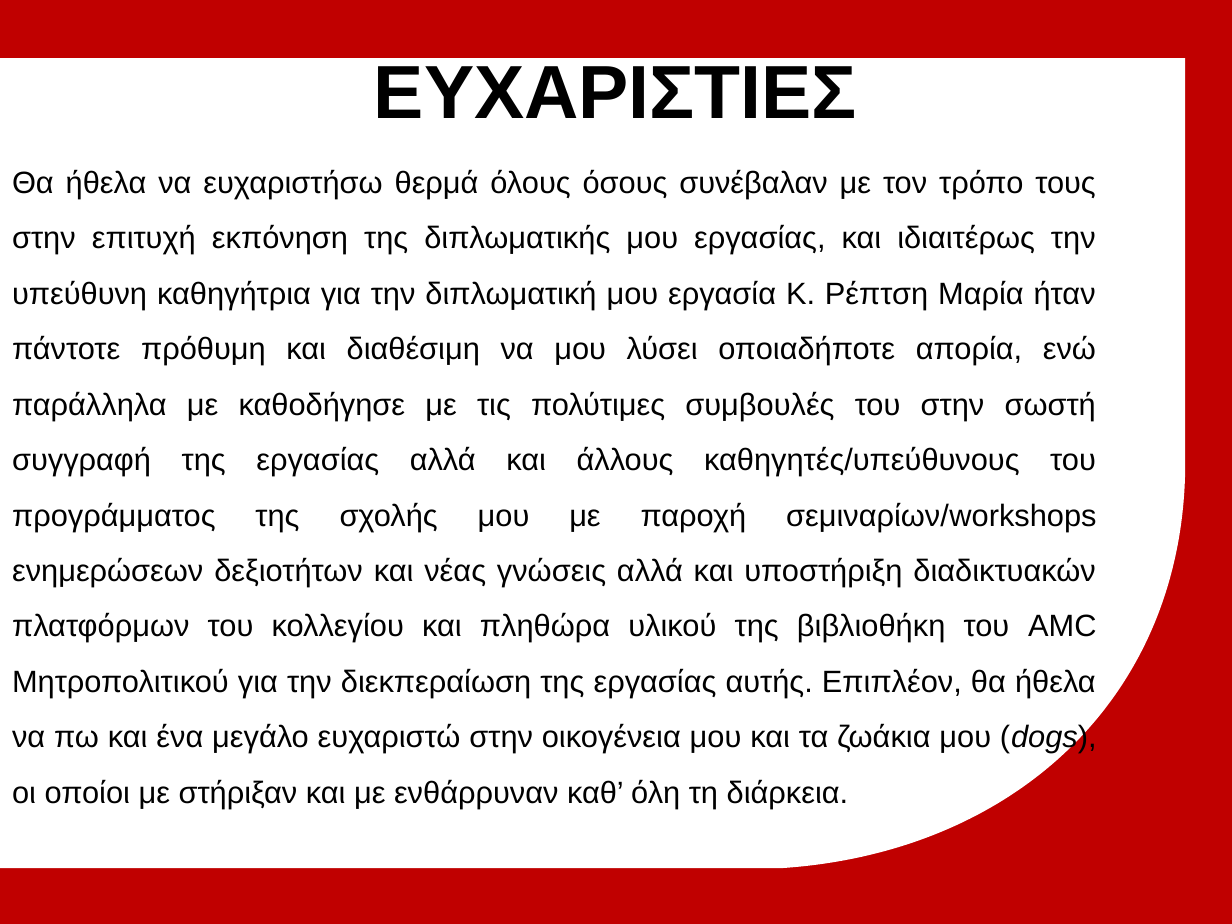
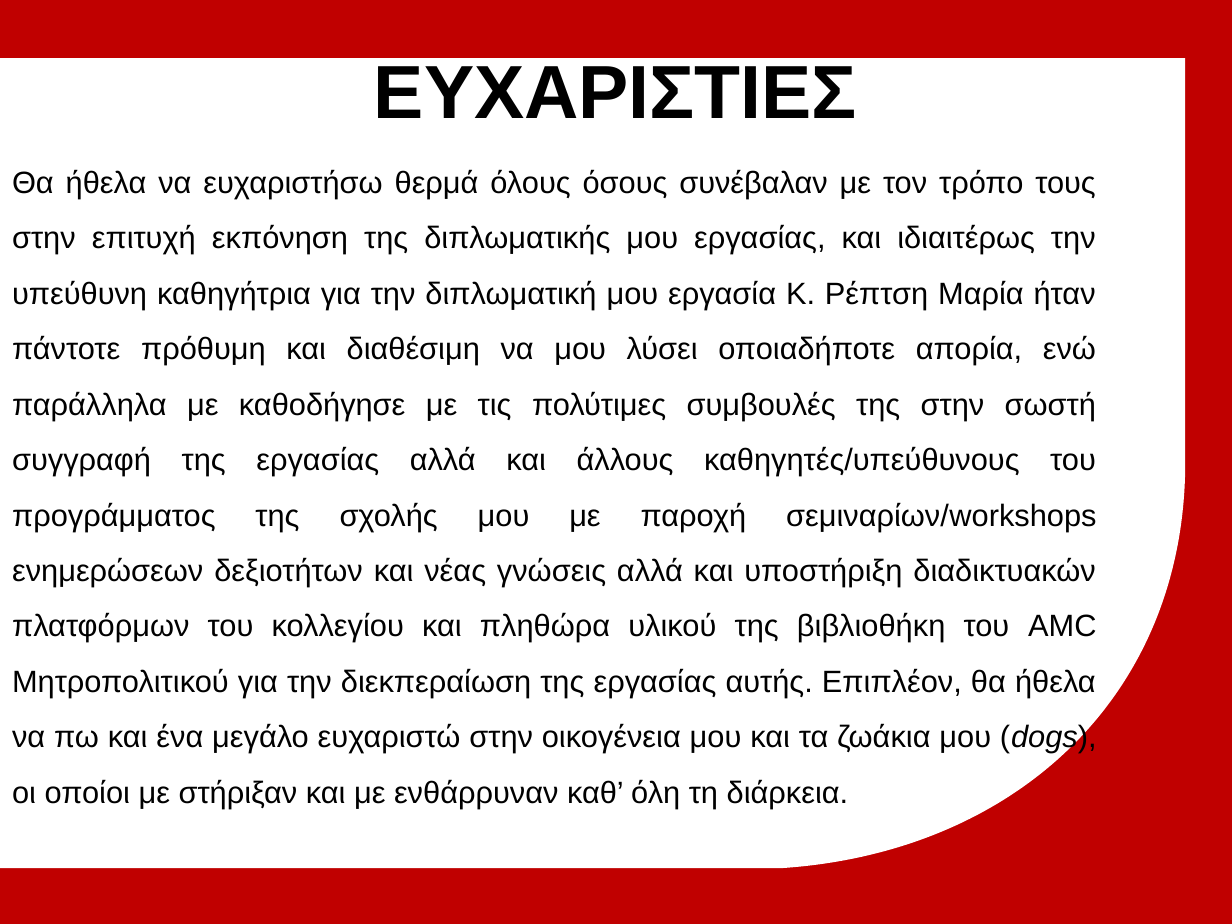
Before and after one commit to michailmarkou1995/MBA, a slide deck: slide 3 of SEKF/Μητροπολιτικό Κολλέγιο_ΣΕΚΦ[Μιχαηλ Μαρκου] IT in Global Business.pptx. Drawn at 1232x924 pixels with LibreOffice and Linux fonts; fonts in the diff are those of the drawing; background and template pictures are left out. Boxes give left, top, right and bottom in pixels: in the first picture for what was removed or moved away, otherwise in the second. Text is boxed around its words. In the diff, an @@ line names an element or a change of style, - is before the commit and + after.

```diff
--- a/SEKF/Μητροπολιτικό Κολλέγιο_ΣΕΚΦ[Μιχαηλ Μαρκου] IT in Global Business.pptx
+++ b/SEKF/Μητροπολιτικό Κολλέγιο_ΣΕΚΦ[Μιχαηλ Μαρκου] IT in Global Business.pptx
@@ text at (12, 169, 1097, 808): text changed @@
-Θα ήθελα να ευχαριστήσω θερμά όλους όσους συνέβαλαν με τον τρόπο τους στην επιτυχή εκπόνηση της διπλωματικής μου εργασίας, και ιδιαιτέρως την υπεύθυνη καθηγήτρια για την διπλωματική μου εργασία Κ. Ρέπτση Μαρία ήταν πάντοτε πρόθυμη και διαθέσιμη να μου λύσει οποιαδήποτε απορία, ενώ παράλληλα με καθοδήγησε με τις πολύτιμες συμβουλές του στην σωστή συγγραφή της εργασίας αλλά και άλλους καθηγητές/υπεύθυνους του προγράμματος της σχολής μου με παροχή σεμιναρίων/workshops ενημερώσεων δεξιοτήτων και νέας γνώσεις αλλά και υποστήριξη διαδικτυακών πλατφόρμων του κολλεγίου και πληθώρα υλικού της βιβλιοθήκη του AMC Μητροπολιτικού για την διεκπεραίωση της εργασίας αυτής. Επιπλέον, θα ήθελα να πω και ένα μεγάλο ευχαριστώ στην οικογένεια μου και τα ζωάκια μου (dogs), οι οποίοι με στήριξαν και με ενθάρρυναν καθ’ όλη τη διάρκεια.
+Θα ήθελα να ευχαριστήσω θερμά όλους όσους συνέβαλαν με τον τρόπο τους στην επιτυχή εκπόνηση της διπλωματικής μου εργασίας, και ιδιαιτέρως την υπεύθυνη καθηγήτρια για την διπλωματική μου εργασία Κ. Ρέπτση Μαρία ήταν πάντοτε πρόθυμη και διαθέσιμη να μου λύσει οποιαδήποτε απορία, ενώ παράλληλα με καθοδήγησε με τις πολύτιμες συμβουλές της στην σωστή συγγραφή της εργασίας αλλά και άλλους καθηγητές/υπεύθυνους του προγράμματος της σχολής μου με παροχή σεμιναρίων/workshops ενημερώσεων δεξιοτήτων και νέας γνώσεις αλλά και υποστήριξη διαδικτυακών πλατφόρμων του κολλεγίου και πληθώρα υλικού της βιβλιοθήκη του AMC Μητροπολιτικού για την διεκπεραίωση της εργασίας αυτής. Επιπλέον, θα ήθελα να πω και ένα μεγάλο ευχαριστώ στην οικογένεια μου και τα ζωάκια μου (dogs), οι οποίοι με στήριξαν και με ενθάρρυναν καθ’ όλη τη διάρκεια.
```
Also in this commit, not shown: 1 other slide changed.
